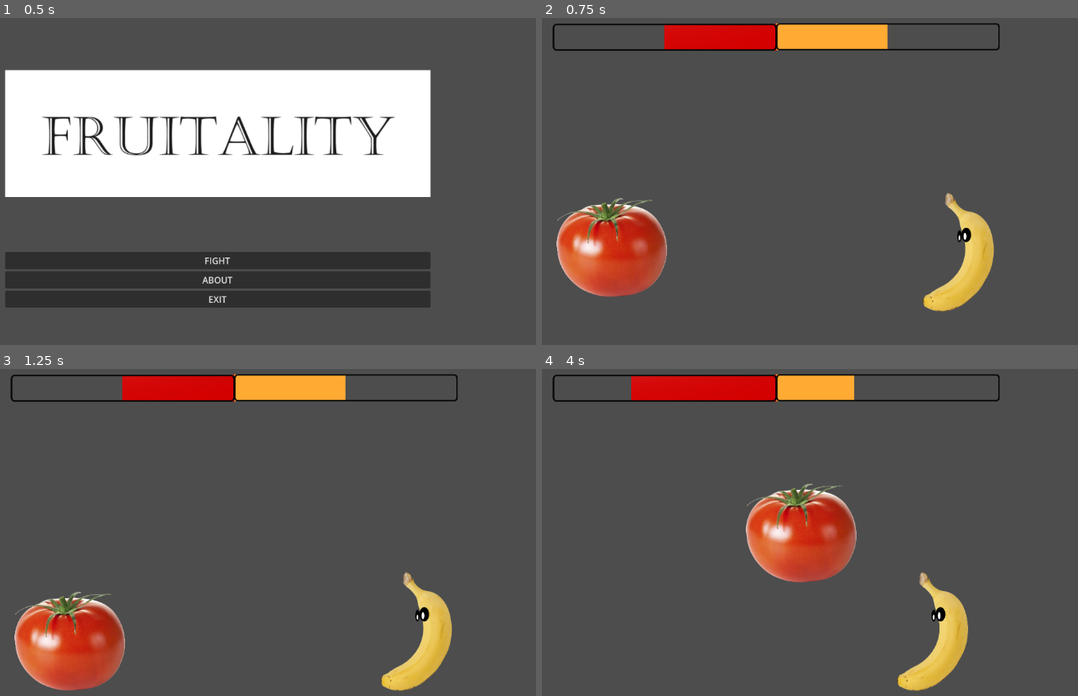
Above: before the commit, frames 1-4 (two rows, left to right).
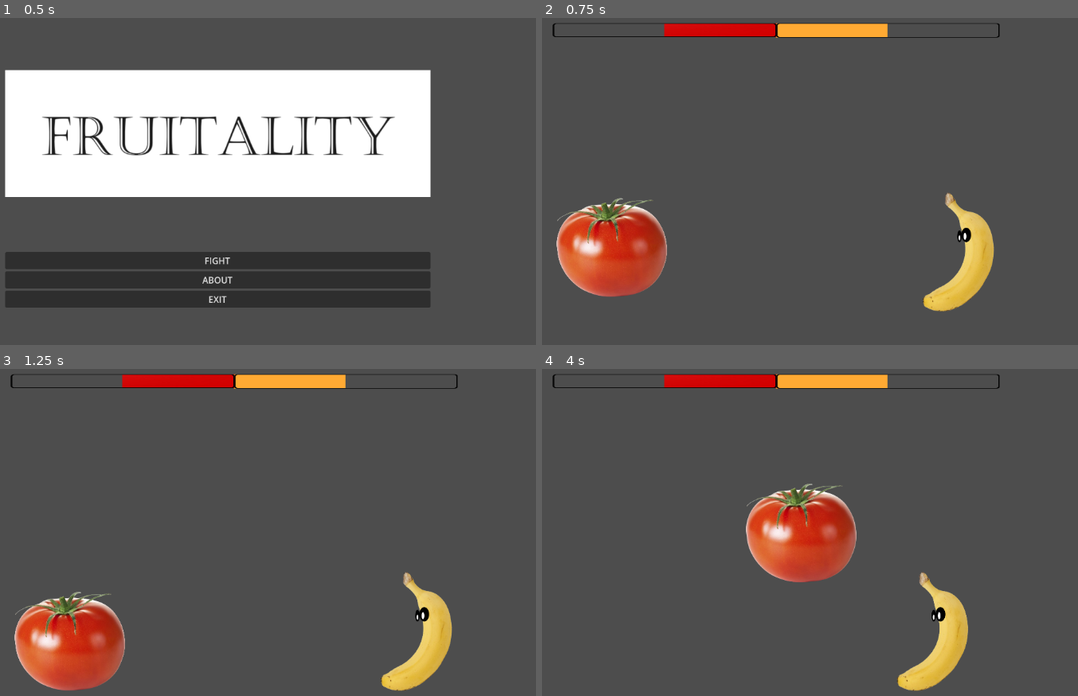
Above: after the commit, the same moments.

Repository: PZerua/ggj24_fruits
Game: Godot game, scene res://scenes/menu.tscn
Same seed, same stepped clock (60 frames per second), same inputs: the game is played once before the commit and once after it.
Inputs:
- Up to frame 1 (0.5 s): no input
- Up to frame 2 (0.75 s): click "FIGHT" at 0.5 s
- Up to frame 3 (1.25 s): no input
- Up to frame 4 (4 s): tap Enter at 1.25 s; hold D (MOVE_RIGHT_1) 1.28-2.78 s; tap S (BLOCK_1) at 1.35 s; tap W (JUMP_1) at 1.52, 1.82, 2.27, 2.57, 3.77 s; tap V (KICK_1) at 1.55, 2.1 s; tap P (KICK_2) at 2.3, 2.85 s; hold A (MOVE_LEFT_1) 2.78-3.53 s; tap Left (MOVE_LEFT_2) at 3.05, 3.6 s; hold D (MOVE_RIGHT_1) from 3.53 s (still down); tap Right (MOVE_RIGHT_2) at 3.8 s

Frame 1 is identical in both runs. In frame 2, 2.5% of the frame differs, in the area x 1-86%, y 1-10%; in frame 3, 2.5%; in frame 4, 2.9%.

Commit message:
moving bar with kick

Diff:
--- /dev/null
+++ b/assets/bars/bananaBar.gd
@@ -0,0 +1,9 @@
+extends TextureProgressBar
+
+# Called when the node enters the scene tree for the first time.
+func _ready():
+	pass # Replace with function body.
+
+# Called every frame. 'delta' is the elapsed time since the previous frame.
+func _process(delta):
+	value = %Banana.funny;
--- a/assets/fruits/banana/banana.gd
+++ b/assets/fruits/banana/banana.gd
@@ -13,6 +13,7 @@
 
 	process_moves(["PUNCH_1", "KICK_1", "BLOCK_1"])
 
-func make_laugh(intensity):
-	funny += intensity
-	%Tomato.funny -= intensity;
+func make_laugh(player, intensity):
+	if player == "BANANA":
+		funny += intensity
+		%Tomato.funny -= intensity;
--- a/assets/fruits/controller.gd
+++ b/assets/fruits/controller.gd
@@ -52,8 +52,10 @@
 		recover_block_timer = TIME_RECOVER_BLOCK
 
 	# THIS SIMULATED THE 'ON HIT' METHOD
-	if Input.is_action_just_pressed("JUMP_2"):
-		process_hit()
+	if Input.is_action_just_pressed("KICK_1"):
+		process_hit("BANANA")
+	if Input.is_action_just_pressed("KICK_2"):
+		process_hit("TOMATO")
 
 	# PUNCH
 
@@ -77,7 +79,6 @@
 	# Handle jump.
 	if Input.is_action_just_pressed(jump_button) and is_on_floor():
 		velocity.y = JUMP_VELOCITY
-		make_laugh(5)
 
 	# Get the input direction and handle the movement/deceleration.
 	# As good practice, you should replace UI actions with custom gameplay actions.
@@ -87,16 +88,20 @@
 	else:
 		velocity.x = move_toward(velocity.x, 0, SPEED)
 
-
-
 	move_and_slide()
 
-func process_hit():
+func process_hit(player):
 
 	if is_blocking:
 		available_hit_blocks -= 1
 		available_hit_blocks = max(available_hit_blocks, 0)
 		print("block used... (", available_hit_blocks, ")")
+
+	if player == "BANANA":
+		player = "TOMATO"
+	elif player:
+		player = "BANANA"
+	make_laugh(player, 5)
 
 func flip_uv_if_necessary(mat : StandardMaterial3D, idle_anim, walk_anim):
 
@@ -112,5 +117,5 @@
 	elif velocity.x < 0.0:
 		mat.uv1_scale.x = 1
 
-func make_laugh(intensity):
+func make_laugh(player, intensity):
 	funny += intensity
--- a/assets/fruits/tomato/tomato.gd
+++ b/assets/fruits/tomato/tomato.gd
@@ -13,6 +13,7 @@
 
 	process_moves(["PUNCH_1", "KICK_1", "BLOCK_1"])
 
-func make_laugh(intensity):
-	funny += intensity
-	%Banana.funny -= intensity;
+func make_laugh(player, intensity):
+	if player == "TOMATO":
+		funny += intensity
+		%Banana.funny -= intensity;
--- a/scenes/combat.tscn
+++ b/scenes/combat.tscn
@@ -5,9 +5,9 @@
 [ext_resource type="Texture2D" uid="uid://b0k1h3yv0rjhw" path="res://assets/bars/bar-over.png" id="2_g5582"]
 [ext_resource type="PackedScene" uid="uid://qir670b60hs5" path="res://assets/fruits/banana/banana.tscn" id="2_nrd0u"]
 [ext_resource type="Script" path="res://assets/fruits/banana/banana.gd" id="3_0iy8d"]
-[ext_resource type="Script" path="res://assets/bars/BarTomato.gd" id="3_tiox5"]
-[ext_resource type="Script" path="res://assets/bars/BarBanana.gd" id="5_34f5s"]
+[ext_resource type="Script" path="res://assets/bars/tomatoBar.gd" id="3_tiox5"]
 [ext_resource type="Texture2D" uid="uid://cpuc5b3bdc2jc" path="res://assets/bars/yellow-orange.png" id="5_ut5nq"]
+[ext_resource type="Script" path="res://assets/bars/bananaBar.gd" id="7_u80wl"]
 [ext_resource type="Texture2D" uid="uid://dlam4itbryoui" path="res://assets/bars/red-bar.jpg" id="7_ukvkr"]
 
 [sub_resource type="RectangleShape2D" id="RectangleShape2D_f6e4s"]
@@ -42,21 +42,21 @@
 offset_top = -55.0
 offset_right = 1061.0
 offset_bottom = 9.00002
-scale = Vector2(1, 0.765735)
+scale = Vector2(1, 0.405734)
 value = 50.0
 rounded = true
 nine_patch_stretch = true
 texture_over = ExtResource("2_g5582")
 texture_progress = ExtResource("5_ut5nq")
-script = ExtResource("5_34f5s")
+script = ExtResource("7_u80wl")
 metadata/_edit_use_anchors_ = true
 
 [node name="BarTomato" type="TextureProgressBar" parent="FunnyBar"]
 offset_left = 252.0
-offset_top = -54.0
+offset_top = -55.0
 offset_right = 657.0
-offset_bottom = 10.0
-scale = Vector2(1, 0.76)
+offset_bottom = 9.0
+scale = Vector2(1, 0.395426)
 value = 50.0
 rounded = true
 fill_mode = 1
Renamed: assets/bars/BarTomato.gd -> assets/bars/tomatoBar.gd
Renamed: assets/bars/BarBanana.gd -> scenes/BarBanana.gd
